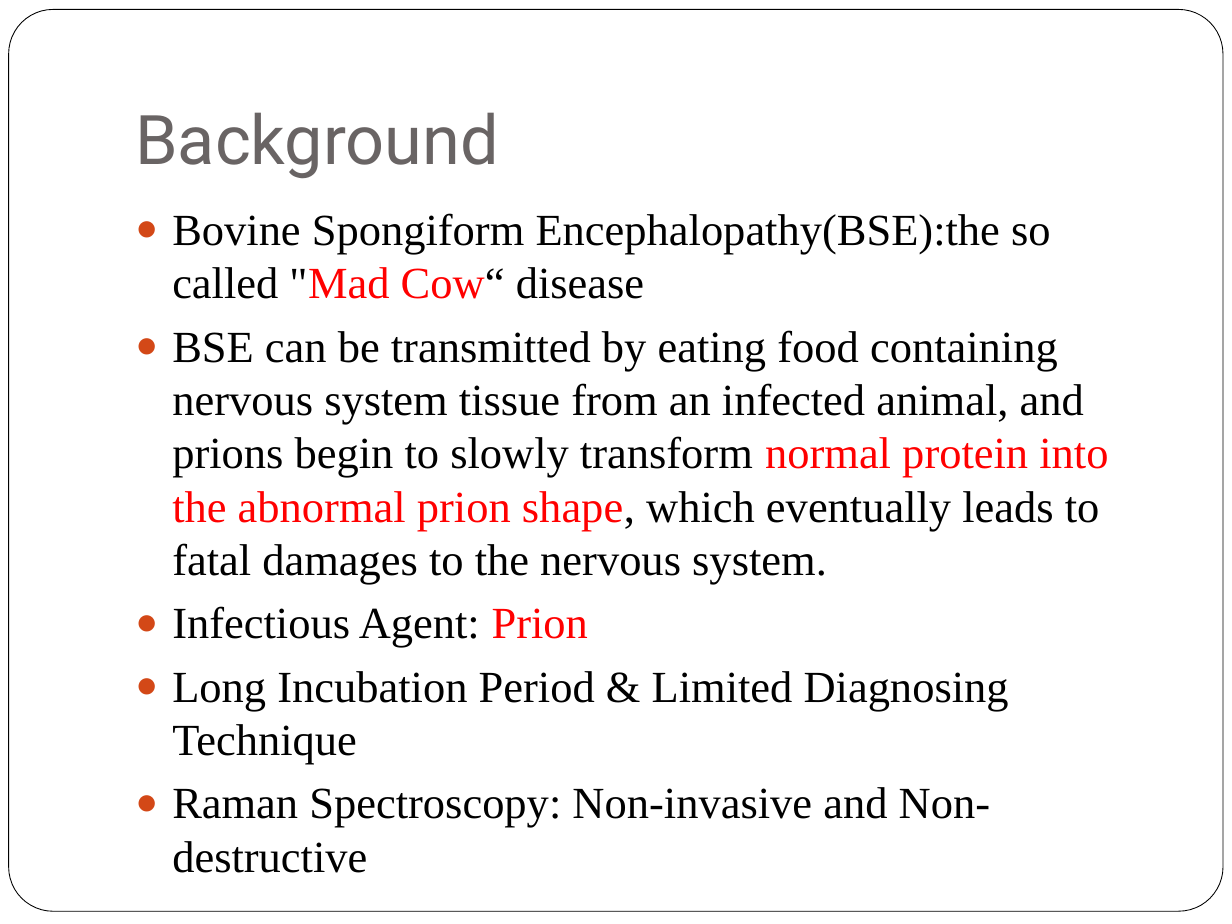
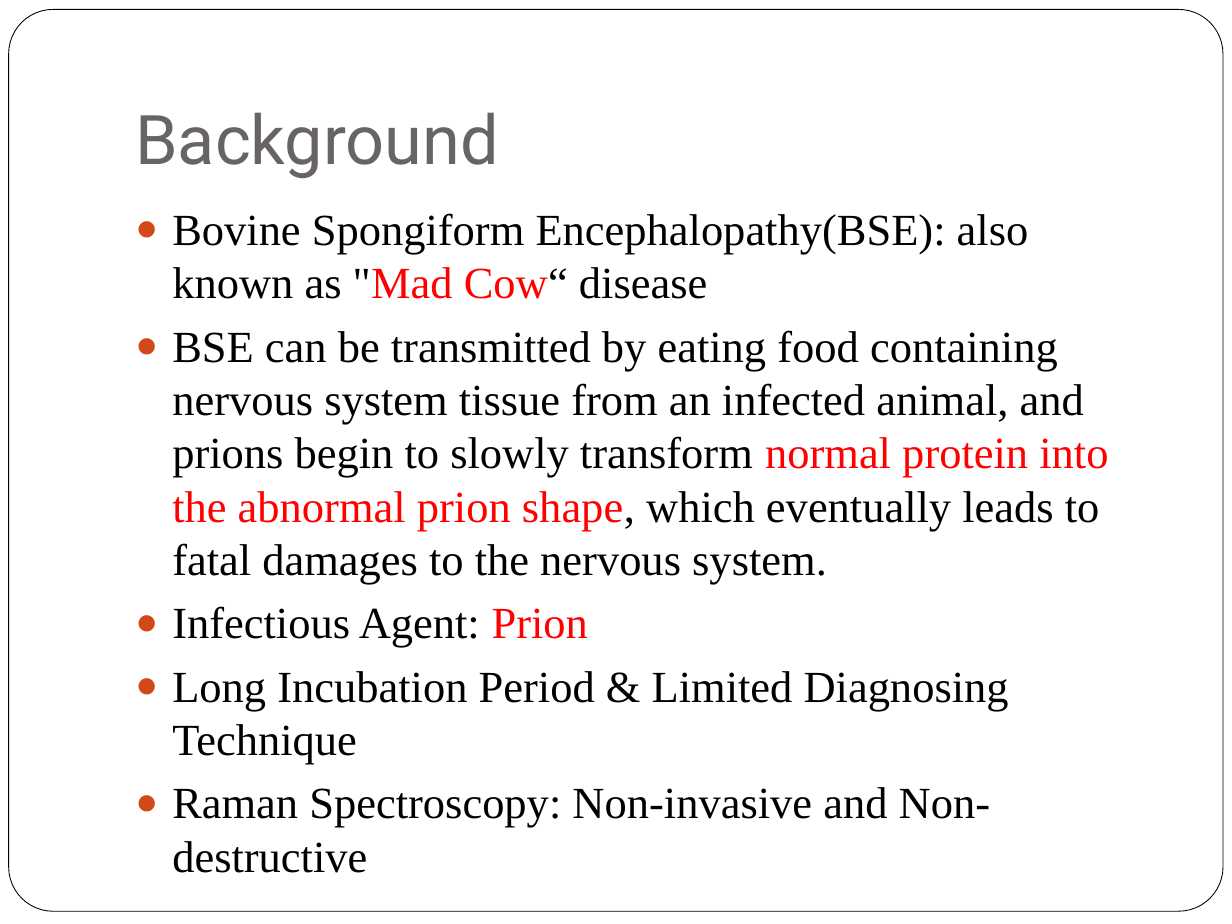
Before and after one commit to shaoweiD/585xproject, a slide deck: slide 3 of STAT585X.pptx. Drawn at 1232x924 pixels with LibreOffice and Linux fonts; fonts in the diff are those of the drawing. Boxes give left, top, right and bottom in pixels: in the first picture for what was removed or moved away, otherwise in the second. Text is boxed around its words. In the diff, an @@ line names an element or a change of style, - is before the commit and + after.

```diff
--- a/STAT585X.pptx
+++ b/STAT585X.pptx
@@ text at box(172, 213, 1029, 299): text changed @@
-● Bovine Spongiform Encephalopathy(BSE):the so called "Mad Cow“ disease
+● Bovine Spongiform Encephalopathy(BSE): also known as "Mad Cow“ disease
```
Also in this commit, not shown: 3 other slides changed, 4 other files.
